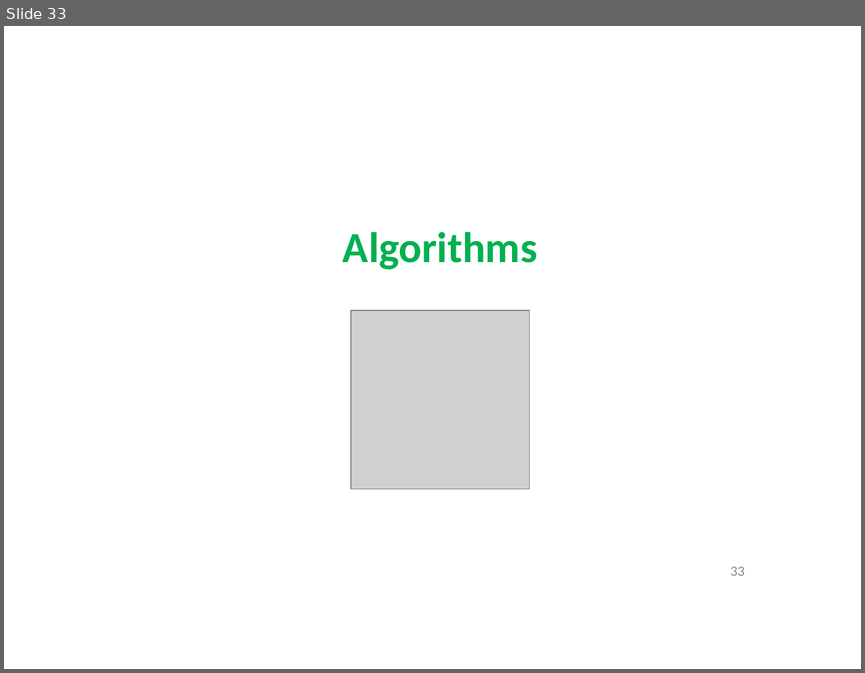
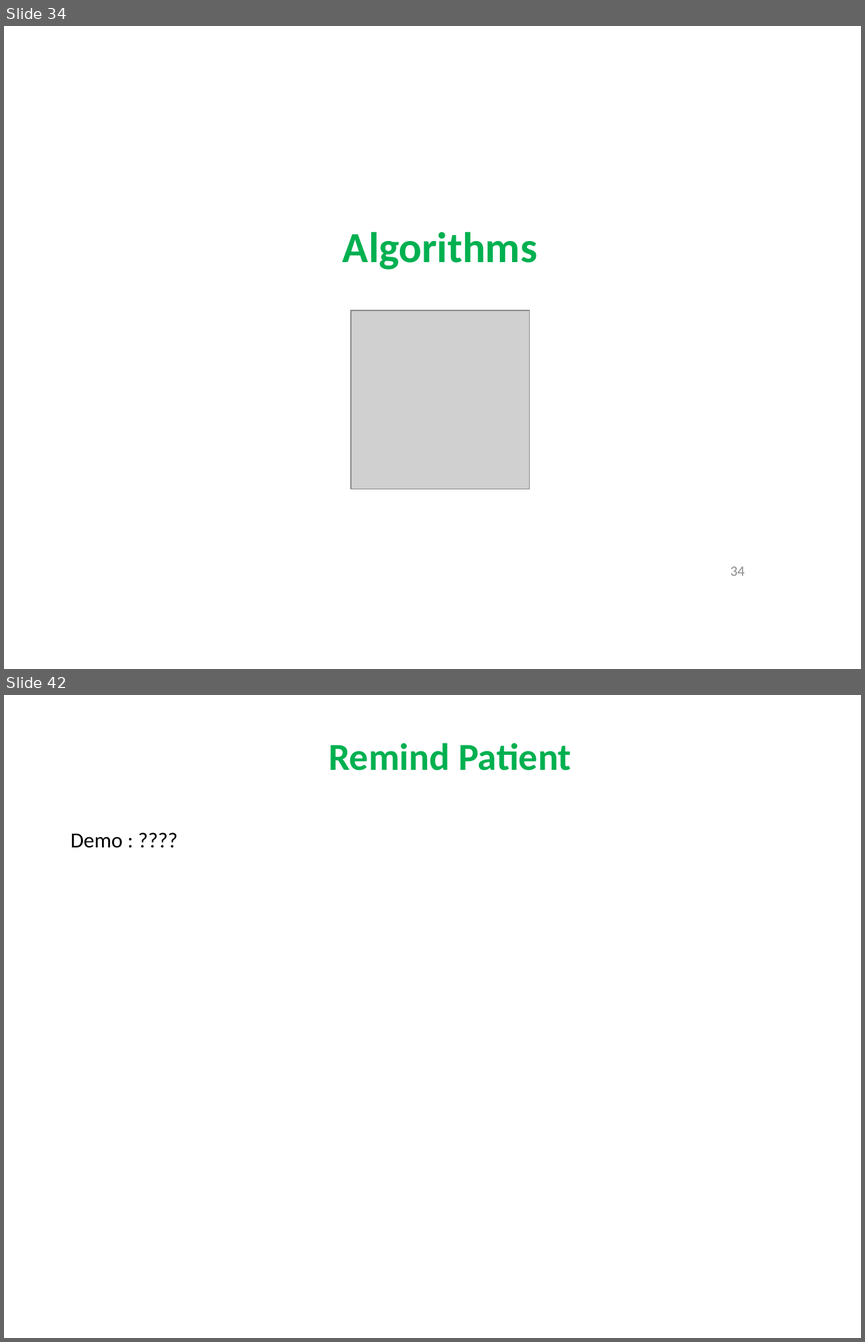
Before and after one commit to quantdse60878/HSTS, a slide deck: docs/Temperature Presentation/Khuong/khuong.pptx. Shown one above the other, each under a label of ours: slide 33 before the commit, slides 34 and 42 after it; the slides between them are not shown. The pictures are 865x673 and 865x1342 pixels, drawn with LibreOffice and Linux fonts; fonts in the diff are those of the drawing; grey boxes stand for pictures. Boxes give left, top, right and bottom in pixels: in the first picture for what was removed or moved away, otherwise in the second. Text is boxed around its words. In the diff, an @@ line names an element or a change of style, - is before the commit and + after.

```diff
--- a/docs/Temperature Presentation/Khuong/khuong.pptx
+++ b/docs/Temperature Presentation/Khuong/khuong.pptx
@@ slide 42 added at box(4, 695, 861, 1338), background #FFFFFF @@
@@ text added at box(328, 743, 571, 770), 32 pt, text #00B050, bold @@
+Remind Patient
@@ text added at box(71, 833, 123, 848), 18 pt, text #000000 @@
+Demo : ????
@@ what was slide 33 is now slide 34 @@
@@ page number at box(730, 566, 745, 575): text changed @@
-33
+34
```
Also in this commit, not shown: 8 slides changed, 9 other slides added.
